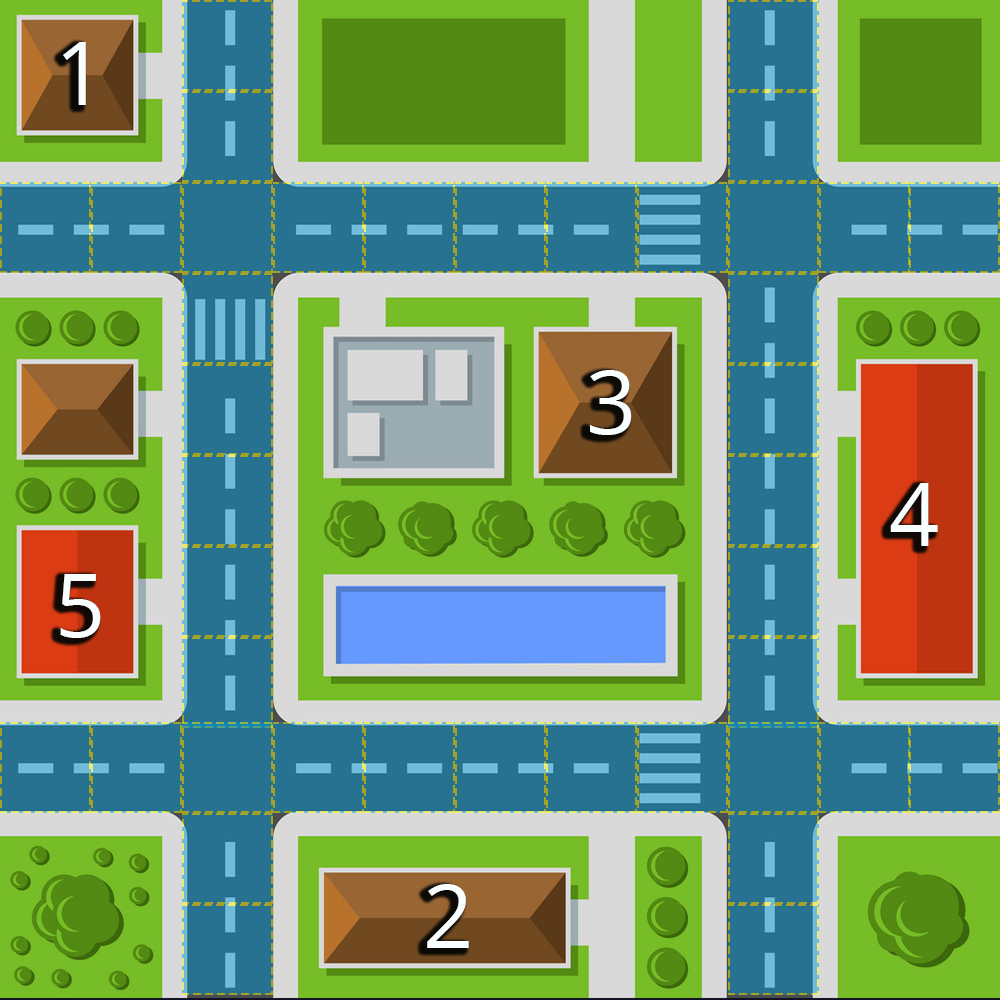
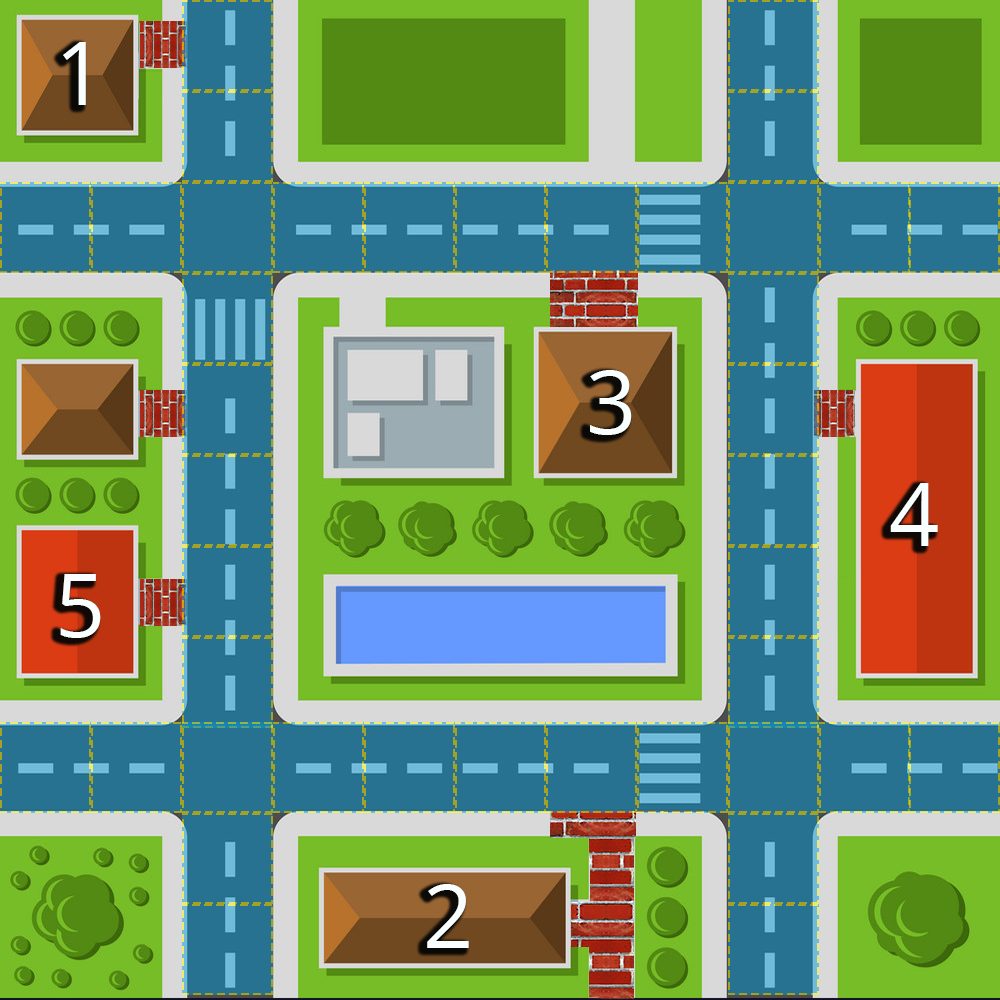
Before/after of a 1000 × 1000 layered artwork. What changed in the layer stack:
added layer "piso3" above "piso" over (550, 270, 638, 327)
added layer "piso" above "piso1" over (140, 390, 241, 437)
added layer "piso1" above "Camada 1" over (140, 21, 241, 68)
added layer "Camada 1" above "Camada 2" over (139, 21, 164, 71)
added layer "Camada 2" above "Camada 3" over (139, 70, 857, 631)
added layer "Camada 3" above "Camada 5" over (837, 577, 857, 621)
added layer "Camada 5" above "piso5" over (550, 295, 591, 327)
added layer "piso5" above "piso4" over (140, 579, 241, 626)
added layer "piso4" above "piso2" over (814, 390, 909, 437)
added layer "piso2" above "Plano de Fundo copiar" over (550, 811, 703, 1000)
